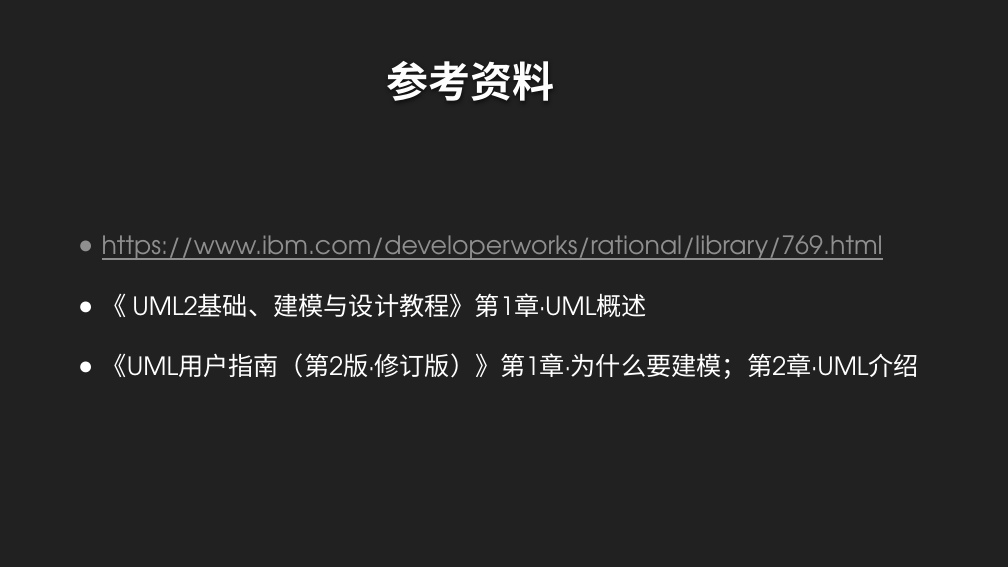
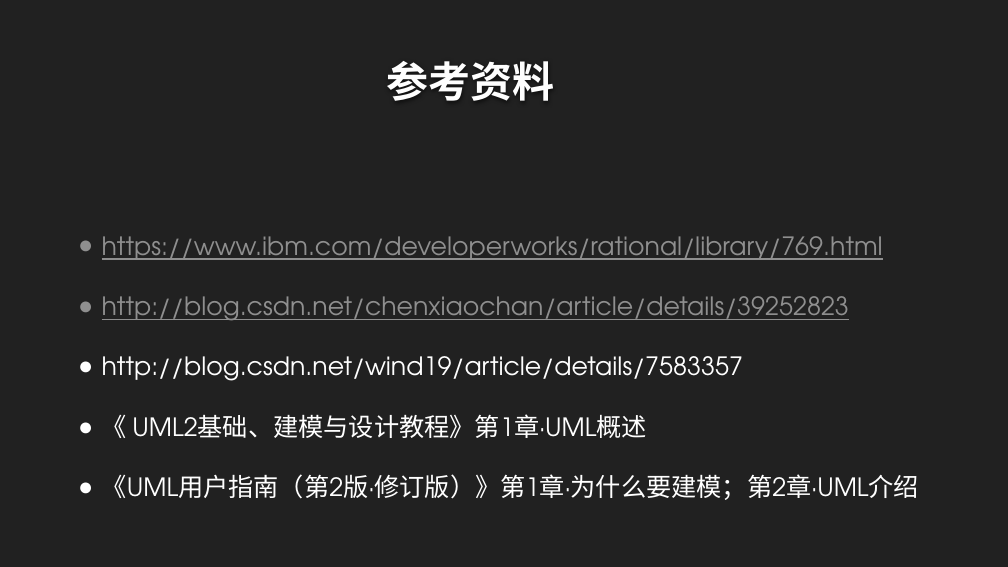
Before and after one commit to twn422/PRD2017, a slide deck: slide 21 of PRD-2017-G24/翻转课堂作业/UML概述/UML概述.pptx. Drawn at 1008x567 pixels with LibreOffice and Linux fonts; fonts in the diff are those of the drawing; background and template pictures are left out. Boxes give left, top, right and bottom in pixels: in the first picture for what was removed or moved away, otherwise in the second. Text is boxed around its words. In the diff, an @@ line names an element or a change of style, - is before the commit and + after.

Commit message:
修改了参考资料

```diff
--- a/PRD-2017-G24/翻转课堂作业/UML概述/UML概述.pptx
+++ b/PRD-2017-G24/翻转课堂作业/UML概述/UML概述.pptx
@@ text at <box>102,296,849,381</box>: paragraphs added @@
+● http://blog.csdn.net/chenxiaochan/article/details/39252823
+● http://blog.csdn.net/wind19/article/details/7583357
```
Also in this commit, not shown: 2 other slides changed.
